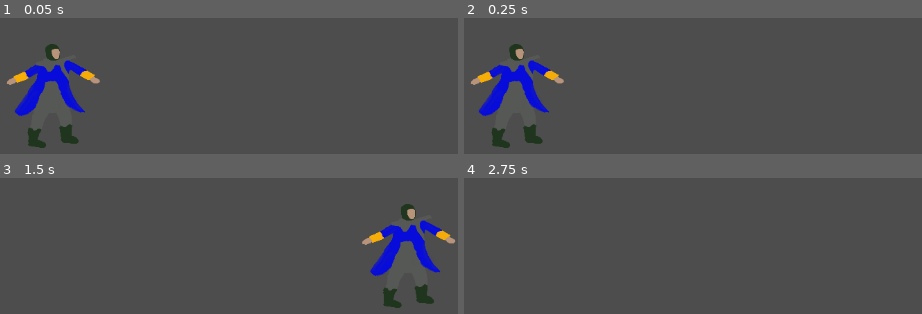
Above: before the commit, frames 1-4 (two rows, left to right).
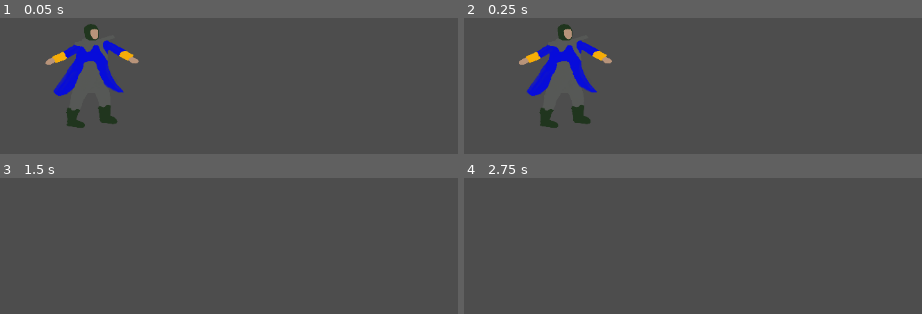
Above: after the commit, the same moments.

Repository: Vicente-Ibanez/Towerdly
Game: Godot game, scene res://Scenes/game_scene.tscn
Same seed, same stepped clock (60 frames per second), same inputs: the game is played once before the commit and once after it.
Inputs:
- Up to frame 1 (0.05 s): no input
- Up to frame 2 (0.25 s): no input
- Up to frame 3 (1.5 s): hold A (move_camera_left) 0.53-1.28 s; tap D (move_camera_right) at 1.35 s
- Up to frame 4 (2.75 s): tap Enter at 2 s; hold A (move_camera_left) from 2.03 s (still down)

The runs differ from the first frame. In frame 1, 7.3% of the frame differs, in the area x 1-31%, y 4-96%; in frame 2, 7.7%, in the area x 1-33%, y 4-96%; in frame 3, 4.1%; in frame 4, nothing differs.

Commit message:
Added Basic Character Movement

Diff:
--- a/Scenes/game_scene.tscn
+++ b/Scenes/game_scene.tscn
@@ -1,20 +1,30 @@
-[gd_scene load_steps=4 format=3 uid="uid://do2d1e7u5bqyt"]
+[gd_scene load_steps=5 format=3 uid="uid://do2d1e7u5bqyt"]
 
 [ext_resource type="Script" path="res://Scripts/camera_movement.gd" id="1_8xoab"]
 [ext_resource type="Texture2D" uid="uid://4fm7o60cywkw" path="res://Assets/BlueSoldier.png" id="2_flrfc"]
-[ext_resource type="PackedScene" uid="uid://d0jti7begj0u5" path="res://Assets/TD_Towers.glb" id="3_6bi88"]
+[ext_resource type="Script" path="res://Scripts/solider_movement.gd" id="3_k21lc"]
+
+[sub_resource type="RectangleShape2D" id="RectangleShape2D_wdhbm"]
+size = Vector2(1665.52, 891.334)
 
 [node name="GameScene" type="Node2D"]
 position = Vector2(584, 242)
 scale = Vector2(0.0828572, 0.175019)
 
 [node name="Camera2D" type="Camera2D" parent="."]
-position = Vector2(574, 322)
+position = Vector2(-84.4826, 485.663)
 script = ExtResource("1_8xoab")
 
-[node name="BlueSoldier" type="Sprite2D" parent="."]
+[node name="CharacterBody2D" type="CharacterBody2D" parent="."]
+script = ExtResource("3_k21lc")
+
+[node name="BlueSoldier" type="Sprite2D" parent="CharacterBody2D"]
 position = Vector2(426, 336)
 scale = Vector2(1.48276, 0.542892)
 texture = ExtResource("2_flrfc")
 
-[node name="TD_Towers" parent="." instance=ExtResource("3_6bi88")]
+[node name="CollisionShape2D" type="CollisionShape2D" parent="CharacterBody2D"]
+position = Vector2(494.828, 399.958)
+scale = Vector2(1.00342, 0.844513)
+shape = SubResource("RectangleShape2D_wdhbm")
+debug_color = Color(0.411765, 0.521569, 0.815686, 0.419608)
--- /dev/null
+++ b/Scripts/solider_movement.gd
@@ -0,0 +1,22 @@
+extends CharacterBody2D
+## This script controls the movement of soldiers
+
+var speed = 70
+var accel = 150
+var friction = 700
+
+var is_attacking = false
+var input_movement = Vector2(5, 0)
+
+func _process(delta):
+	if not is_attacking:
+		if input_movement == Vector2.ZERO:
+			if velocity.length() > (friction*delta):
+				velocity -= velocity.normalized() * (friction*delta)
+			else:
+				velocity = Vector2.ZERO
+		else:
+			velocity += (input_movement * accel * delta)
+			velocity = velocity.limit_length(speed)
+
+			move_and_slide()
